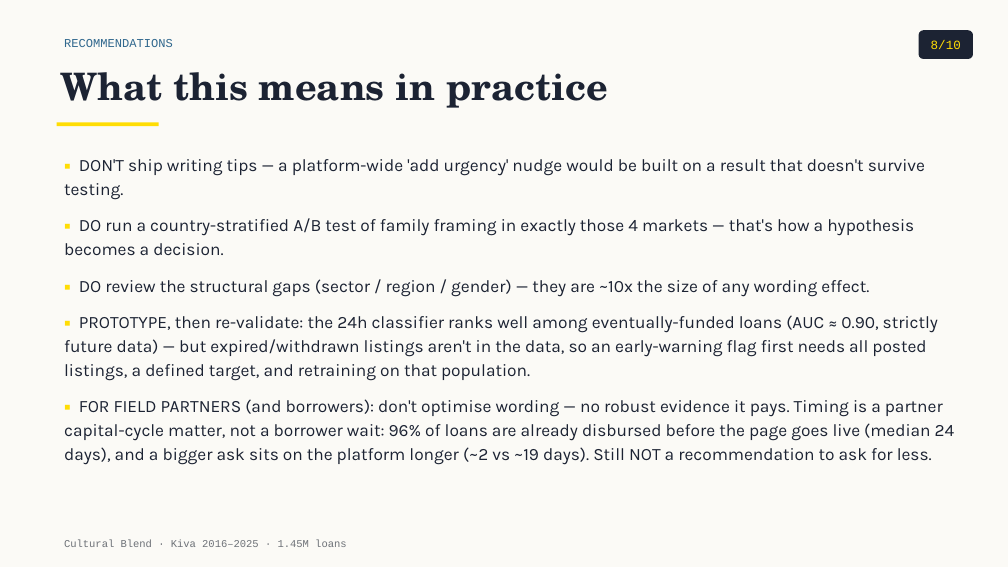
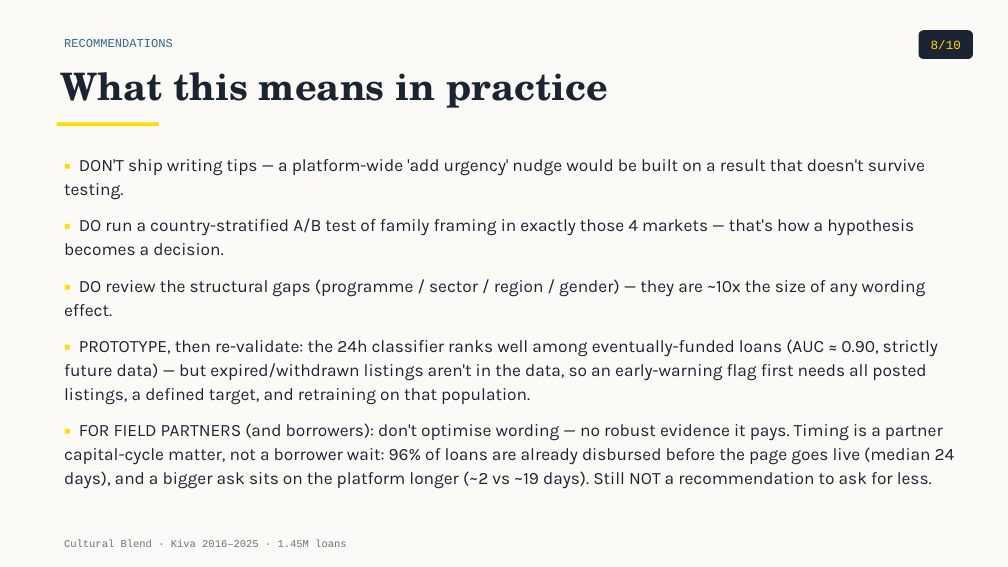
Before and after one commit to tuannm3812/unsw-ma-hackathon-2026, a slide deck: slide 8 of docs/presentation/slides_draft.pptx. Drawn at 1008x567 pixels with LibreOffice and Linux fonts; fonts in the diff are those of the drawing. Boxes give left, top, right and bottom in pixels: in the first picture for what was removed or moved away, otherwise in the second. Text is boxed around its words. In the diff, an @@ line names an element or a change of style, - is before the commit and + after.

```diff
--- a/docs/presentation/slides_draft.pptx
+++ b/docs/presentation/slides_draft.pptx
@@ text at bbox=[64, 279, 926, 316]: text changed @@
-▪ DO review the structural gaps (sector / region / gender) — they are ~10x the size of any wording effect.
+▪ DO review the structural gaps (programme / sector / region / gender) — they are ~10x the size of any wording effect.
```
Also in this commit, not shown: 2 other slides changed, 15 other files.
